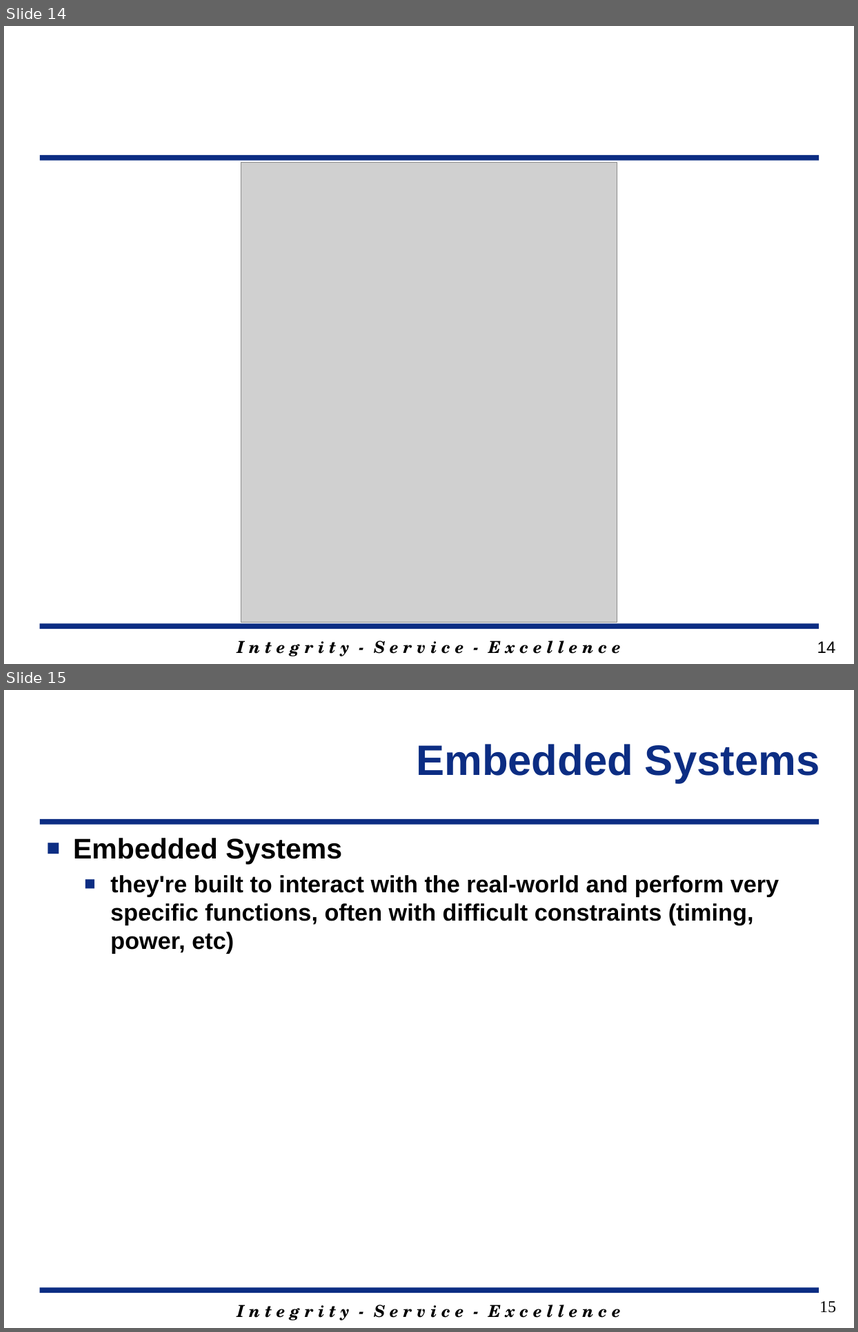
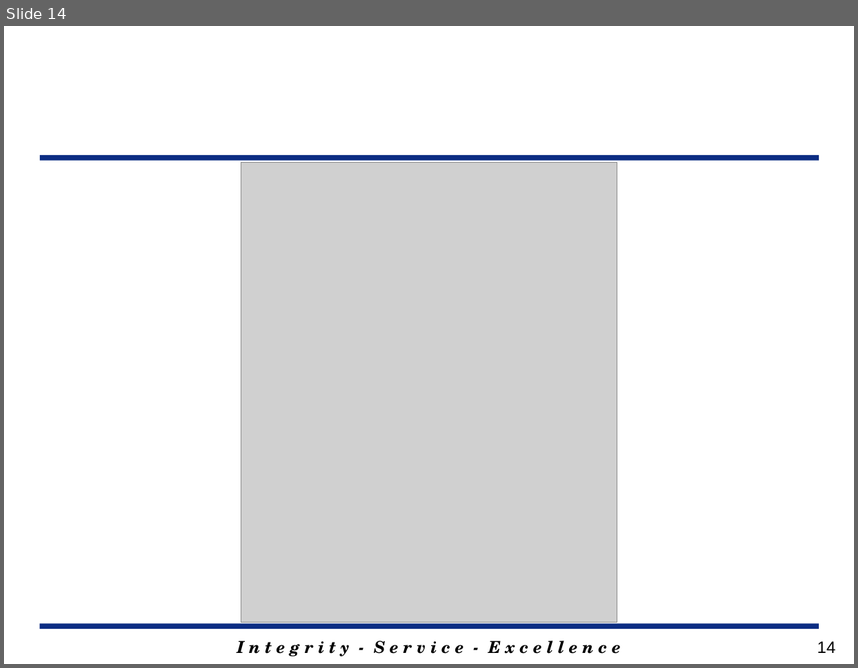
Before and after one commit to MarsUniversity/ECE382, a slide deck: source/lessons/lsn1/Lsn1.pptx. Shown one above the other, each under a label of ours: slides 14 and 15 before the commit, slide 14 after it. The pictures are 858x1332 and 858x668 pixels, drawn with LibreOffice and Linux fonts; fonts in the diff are those of the drawing; grey boxes stand for pictures; background and template pictures are left out. Boxes give left, top, right and bottom in pixels: in the first picture for what was removed or moved away, otherwise in the second. Text is boxed around its words. In the diff, an @@ line names an element or a change of style, - is before the commit and + after.

```diff
--- a/source/lessons/lsn1/Lsn1.pptx
+++ b/source/lessons/lsn1/Lsn1.pptx
@@ slide 15 removed at bbox=[4, 690, 854, 1328], background #FFFFFF; not listed: 3 template elements that a slide beside it also shows @@
@@ title removed at bbox=[416, 744, 820, 782] @@
-Embedded Systems
@@ text removed at bbox=[73, 838, 779, 954] @@
-■ Embedded Systems
-  ■ they're built to interact with the real-world and perform very specific functions, often with difficult constraints (timing, power, etc)
@@ page number removed at bbox=[820, 1301, 836, 1312] @@
-15
```
Also in this commit, not shown: 6 slides changed, 1 slide added, 9 other slides removed, 18 other files.
